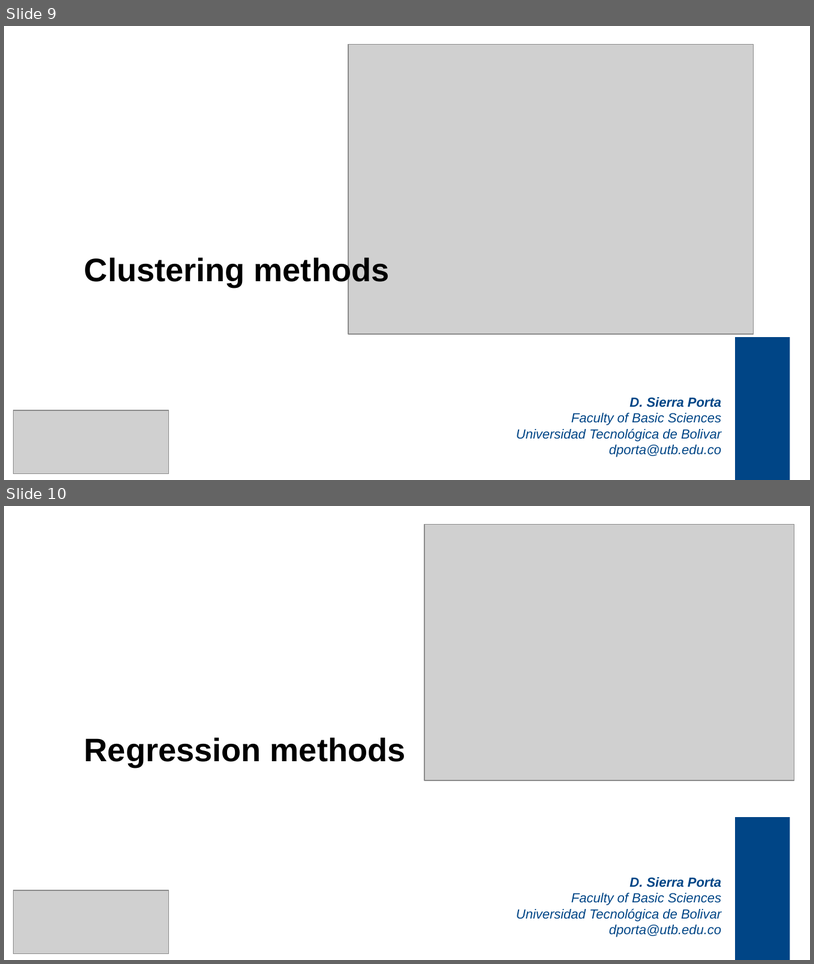
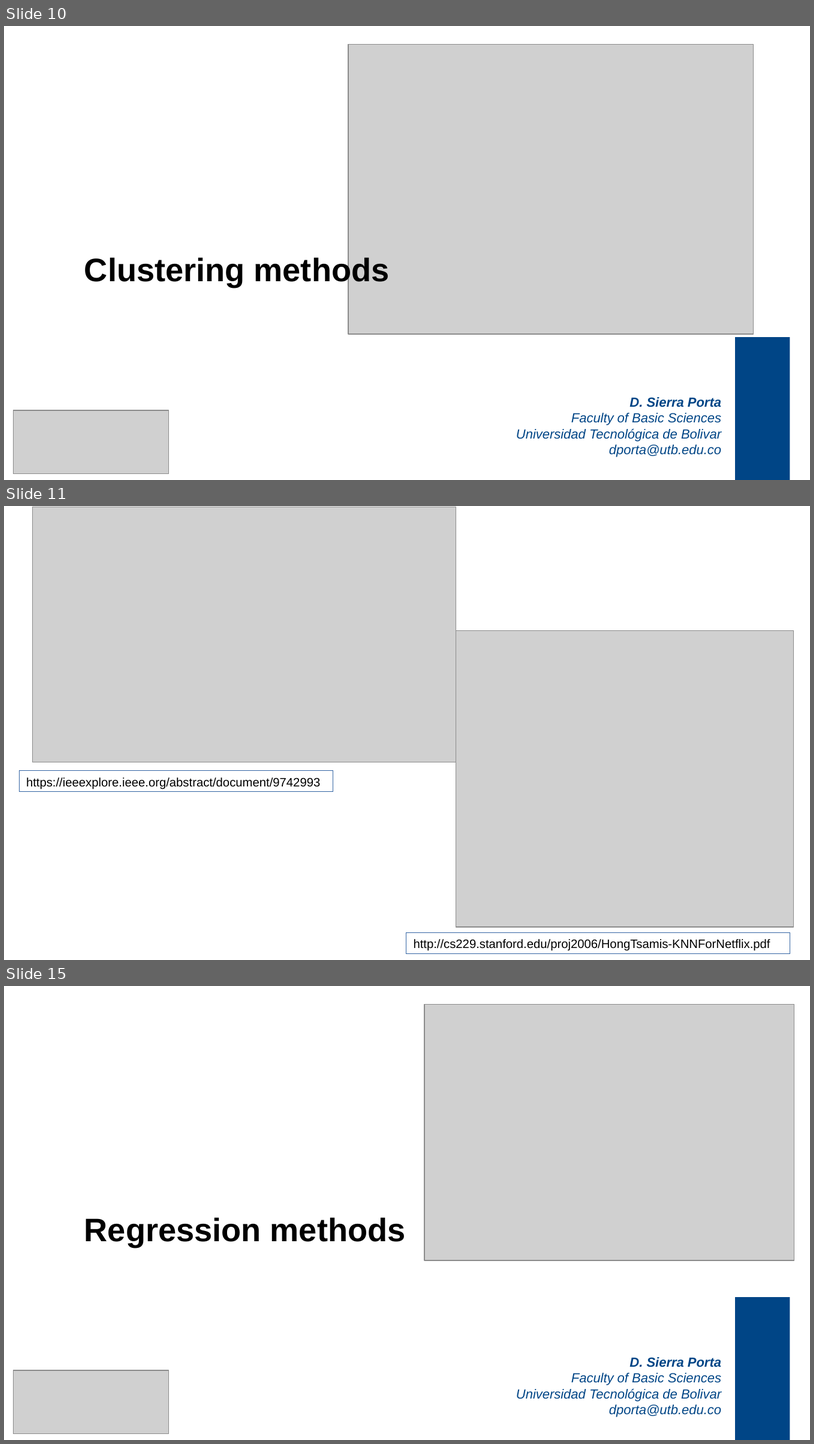
Before and after one commit to sierraporta/introductory-journey-data-science, a slide deck: Lectures/DataScience_Workshop2022.odp. Shown one above the other, each under a label of ours: slides 9 and 10 before the commit, slides 10, 11 and 15 after it; the slides between them are not shown. The pictures are 814x964 and 814x1444 pixels, drawn with LibreOffice and Linux fonts; fonts in the diff are those of the drawing; grey boxes stand for pictures. Boxes give left, top, right and bottom in pixels: in the first picture for what was removed or moved away, otherwise in the second. Text is boxed around its words. In the diff, an @@ line names an element or a change of style, - is before the commit and + after.

```diff
--- a/Lectures/DataScience_Workshop2022.odp
+++ b/Lectures/DataScience_Workshop2022.odp
@@ slide 11 added at bbox=[4, 506, 810, 960], background #FFFFFF @@
@@ picture added at bbox=[33, 507, 456, 762] @@
@@ picture added at bbox=[456, 630, 794, 927] @@
@@ rectangle added at bbox=[20, 771, 333, 792], outline #3465A4 0 pt, 12 pt, text #000000 @@
+https://ieeexplore.ieee.org/abstract/document/9742993
@@ rectangle added at bbox=[407, 933, 791, 954], outline #3465A4 0 pt, 12 pt, text #000000 @@
+http://cs229.stanford.edu/proj2006/HongTsamis-KNNForNetflix.pdf
@@ what was slide 9 is now slide 10 @@
@@ what was slide 10 is now slide 15 @@
```
Also in this commit, not shown: 4 other slides added, 2 other files.
